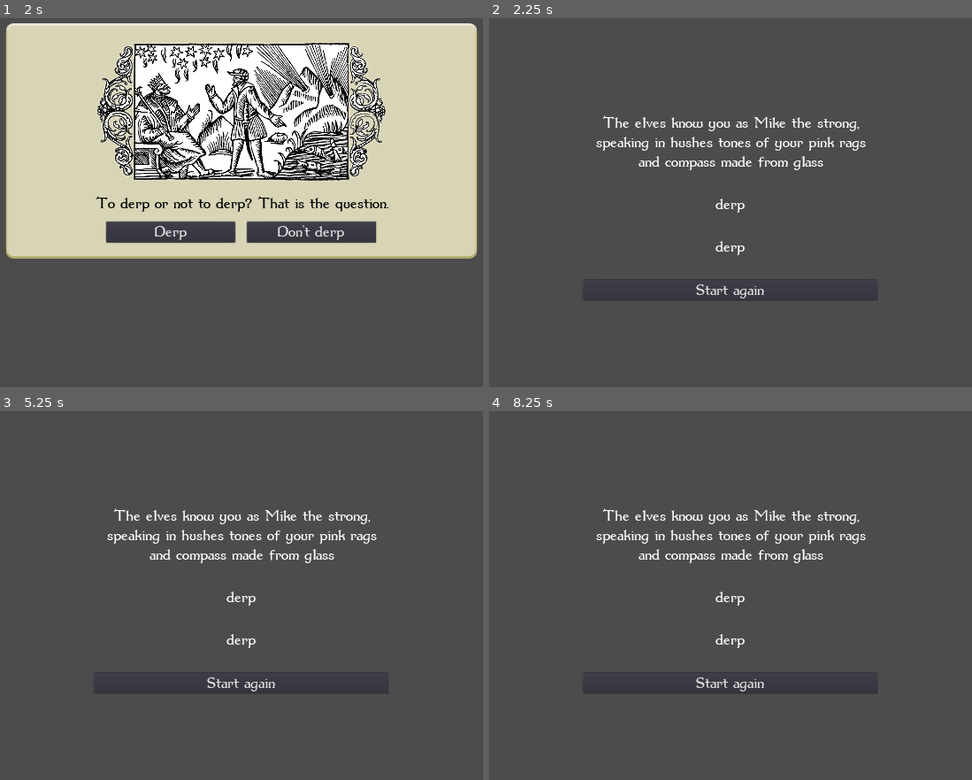
Above: before the commit, frames 1-4 (two rows, left to right).
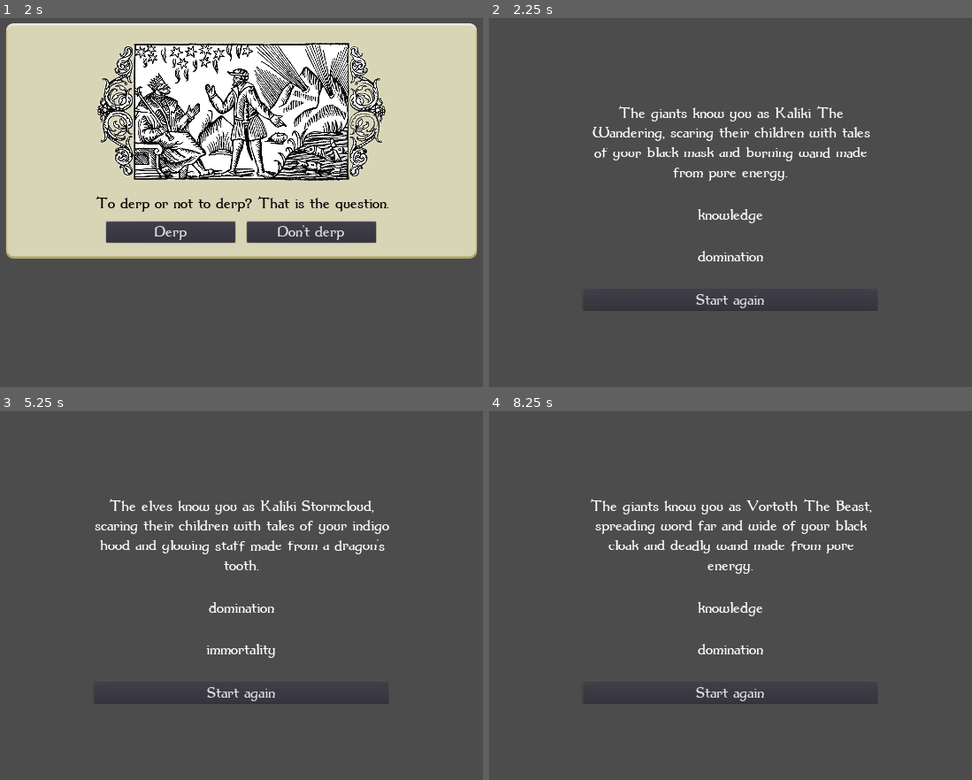
Above: after the commit, the same moments.

Repository: wilbefast/MeddlesomeMages
Game: Godot game, scene res://scenes/Main.tscn
Two runs of this game, one before a commit and one after it. Both use one fixed random seed, a clock stepped at 60 frames per second and the inputs below.
Inputs (mouse positions are in pixels of both pictures, inside the frame that each line leads up to):
- Up to frame 1 (2 s): tap Enter at 0.5 s; drag from (241, 206) to (313, 121) at 0.52 s; click "Abandon hope" at 1.25 s
- Up to frame 2 (2.25 s): click "Derp" at 2 s
- Up to frame 3 (5.25 s): click "Start again" at 2.75 s; tap Enter at 3.5 s; drag from (101, 621) to (207, 680) at 3.52 s; click "Don't derp" at 4.25 s; click "Abandon hope" at 5 s
- Up to frame 4 (8.25 s): click "Start again" at 5.75 s; tap Enter at 6.5 s; move the mouse to (802, 514) at 6.52 s; click (802, 514) at 6.67 s; click "Derp" at 7.25 s; click "Abandon hope" at 8 s

Frame 1 is identical in both runs. In frame 2, 4.2% of the frame differs, in the area x 19-81%, y 23-80%; in frame 3, 4.2%; in frame 4, 4.1%.

Commit message:
generating cool wizard backstories

Diff:
--- a/GodotProject/scripts/GameOver.gd
+++ b/GodotProject/scripts/GameOver.gd
@@ -27,38 +27,34 @@
 
 func _generate_renown_text(attribute_names : Array) -> String:
 	# "The goblins know you as Gremweld the grey, speaking in hushed tones of your turquoise robes and staff made from a dragon's tooth."
-	var result = "The %s know you as %s %s, speaking in hushes tones of your %s %s and %s made from %s"
-	result = result % [ _race(), _name(), _epithet(), _colour(), _clothes(), _tool(), _material() ]
-	#var word = words[randi() % words.size()]
+	var result = "The %s know you as %s %s, %s of your %s %s and %s %s made from %s."
+	result = result % _get_random(["race", "name", "epithet", "legend", "colour", "clothes", "quality", "tool", "material" ])
 	return result
 
 func _generate_quest_text(attribute_names : Array) -> String:
 	# "Your quest to leave your mark on the world is the stuff of legend."
-	#var word = words[randi() % words.size()]
-	return "derp"
+	return attribute_names[0]
 
 func _generate_wisdom_text(attribute_names : Array) -> String:
 	# "But you know all too well that history is written by the victors: only through power can one live eternal."
-	#var word = words[randi() % words.size()]
-	return "derp"
+		return attribute_names[1]
 
-func _race() -> String:
-	return "elves"
+var _thesaurus = {
+	"race" : ["elves", "dwarves", "giants", "goblins", "gnomes", "trolls"],
+	"name" : ["Meldrick", "Zalthar", "Kaliki", "Belux", "Alteir", "Xana", "Wiltred", "Vortoth", "Fandun", "Gelidan"],
+	"epithet" : ["Hawkeye", "The Wise", "The Wandering", "The Beast", "Stormcloud", "Undefeated"],
+	"legend" : ["speaking in hushed tones", "scaring their children with tales", "spreading word far and wide"],
+	"colour" : ["red", "orange", "yellow", "white", "green", "blue", "indigo", "purple", "black", "grey", "black", "brown"],
+	"clothes" : ["rags", "robes", "hood", "cloak", "mask", "hat"],
+	"quality" : ["mighty", "deadly", "glowing", "burning", "hypnotic", "unbreakable"],
+	"tool" : ["wand", "staff", "spear", "club", "rod"],
+	"material" : ["a dragon's tooth", "an ancient oak", "a fallen star", "pure energy"]
+}
 
-func _name() -> String:
-	return "Mike"
-
-func _epithet() -> String:
-	return "the strong"
-
-func _colour() -> String:
-	return "pink"
-
-func _clothes() -> String:
-	return "rags"
-
-func _tool() -> String:
-	return "compass"
-
-func _material() -> String:
-	return "glass"
+func _get_random(args : Array) -> Array:
+	randomize()
+	var result = []
+	for a in args:
+		var possibilities = _thesaurus[a]
+		result.push_back(possibilities[randi() % possibilities.size()])
+	return result
